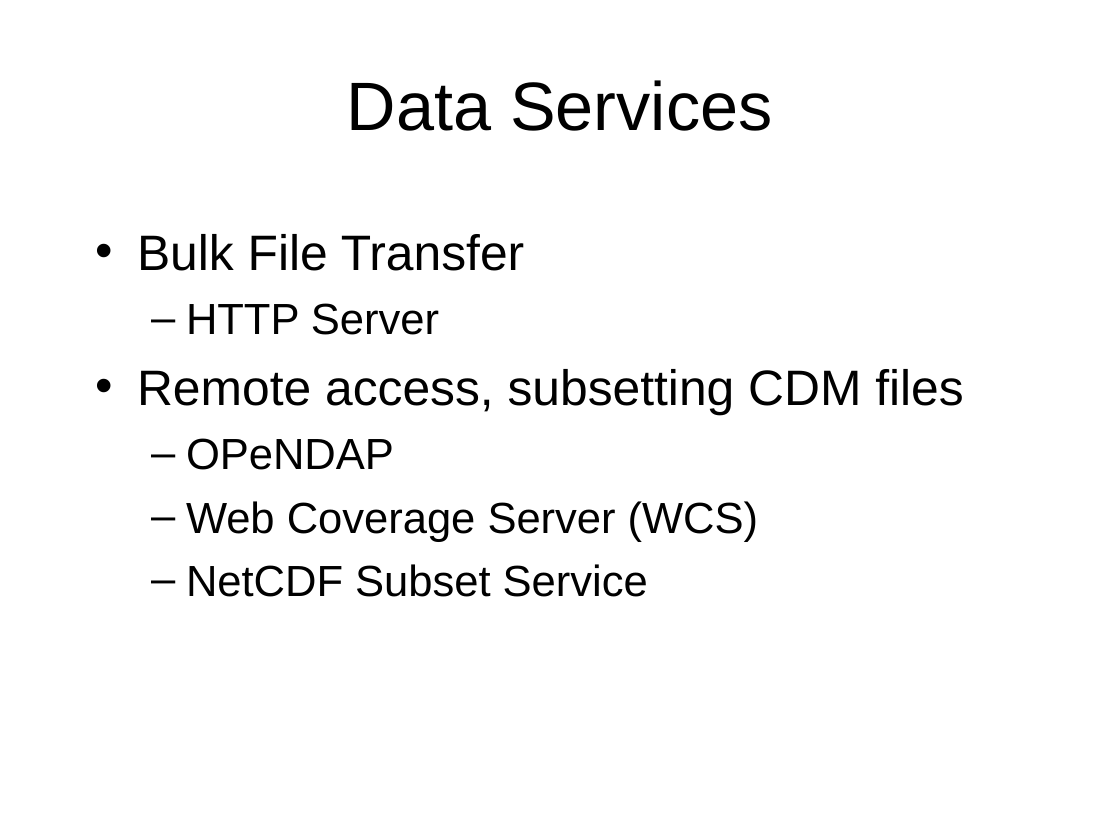
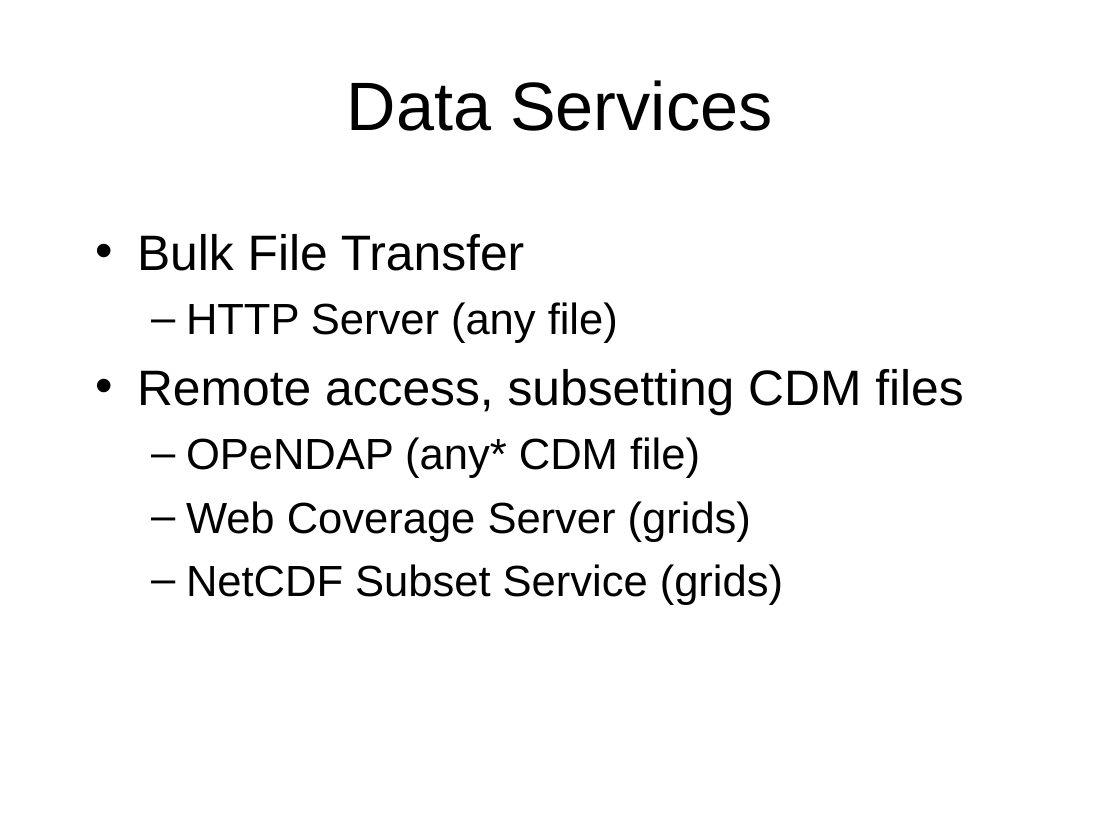
Before and after one commit to ooici-eoi/THREDDS, a slide deck: slide 2 of docs/web/thredds/tech/tutorial/TDS Data Services.ppt. Drawn at 1120x840 pixels with LibreOffice and Linux fonts; fonts in the diff are those of the drawing; background and template pictures are left out. Boxes give left, top, right and bottom in pixels: in the first picture for what was removed or moved away, otherwise in the second. Text is boxed around its words. In the diff, an @@ line names an element or a change of style, - is before the commit and + after.

```diff
--- a/docs/web/thredds/tech/tutorial/TDS Data Services.ppt
+++ b/docs/web/thredds/tech/tutorial/TDS Data Services.ppt
@@ text at [186,302,618,343]: text changed @@
-  – HTTP Server
+  – HTTP Server (any file)
@@ text at [186,437,783,605]: text changed @@
-  – OPeNDAP
-  – Web Coverage Server (WCS)
-  – NetCDF Subset Service
+  – OPeNDAP (any* CDM file)
+  – Web Coverage Server (grids)
+  – NetCDF Subset Service (grids)
```
Also in this commit, not shown: 3 other slides changed, 8 slides added, 13 slides removed, 6 other files.
